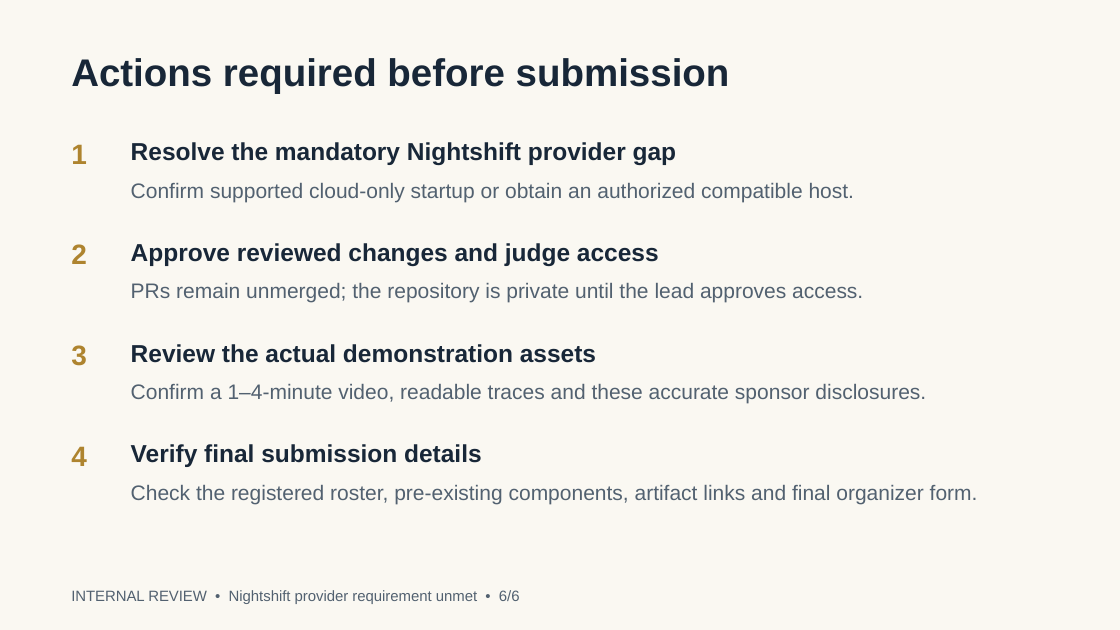
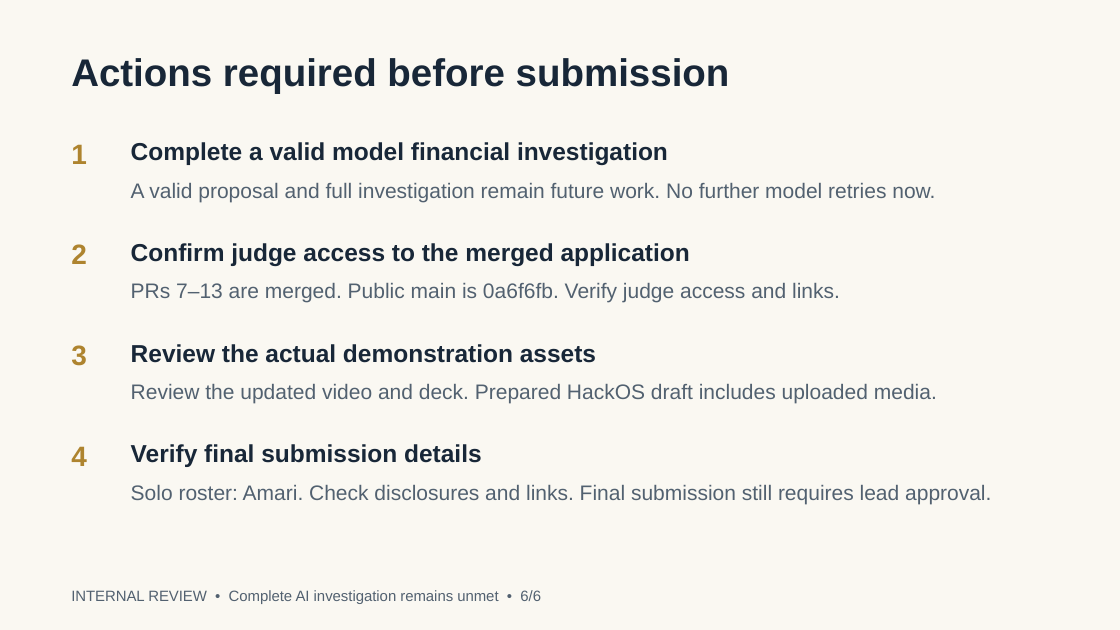
Before and after one commit to stevensamari29-byte/ClaimTrace, a slide deck: slide 6 of submission/claimtrace-slides.pptx. Drawn at 1120x630 pixels with LibreOffice and Linux fonts; fonts in the diff are those of the drawing. Boxes give left, top, right and bottom in pixels: in the first picture for what was removed or moved away, otherwise in the second. Text is boxed around its words. In the diff, an @@ line names an element or a change of style, - is before the commit and + after.

Commit message:
Verify Nightshift cloud inference and finalize disclosed submission assets

```diff
--- a/submission/claimtrace-slides.pptx
+++ b/submission/claimtrace-slides.pptx
@@ text at <box>131,142,668,165</box>: text changed @@
-Resolve the mandatory Nightshift provider gap
+Complete a valid model financial investigation
@@ text at <box>131,183,935,202</box>: text changed @@
-Confirm supported cloud-only startup or obtain an authorized compatible host.
+A valid proposal and full investigation remain future work. No further model retries now.
@@ text at <box>131,243,690,266</box>: text changed @@
-Approve reviewed changes and judge access
+Confirm judge access to the merged application
@@ text at <box>131,283,840,303</box>: text changed @@
-PRs remain unmerged; the repository is private until the lead approves access.
+PRs 7–13 are merged. Public main is 0a6f6fb. Verify judge access and links.
@@ text at <box>131,384,937,404</box>: text changed @@
-Confirm a 1–4-minute video, readable traces and these accurate sponsor disclosures.
+Review the updated video and deck. Prepared HackOS draft includes uploaded media.
@@ text at <box>131,485,991,504</box>: text changed @@
-Check the registered roster, pre-existing components, artifact links and final organizer form.
+Solo roster: Amari. Check disclosures and links. Final submission still requires lead approval.
@@ text at <box>71,590,541,604</box>: text changed @@
-INTERNAL REVIEW • Nightshift provider requirement unmet • 6/6
+INTERNAL REVIEW • Complete AI investigation remains unmet • 6/6
```
Also in this commit, not shown: 5 other slides changed, 21 other files.
